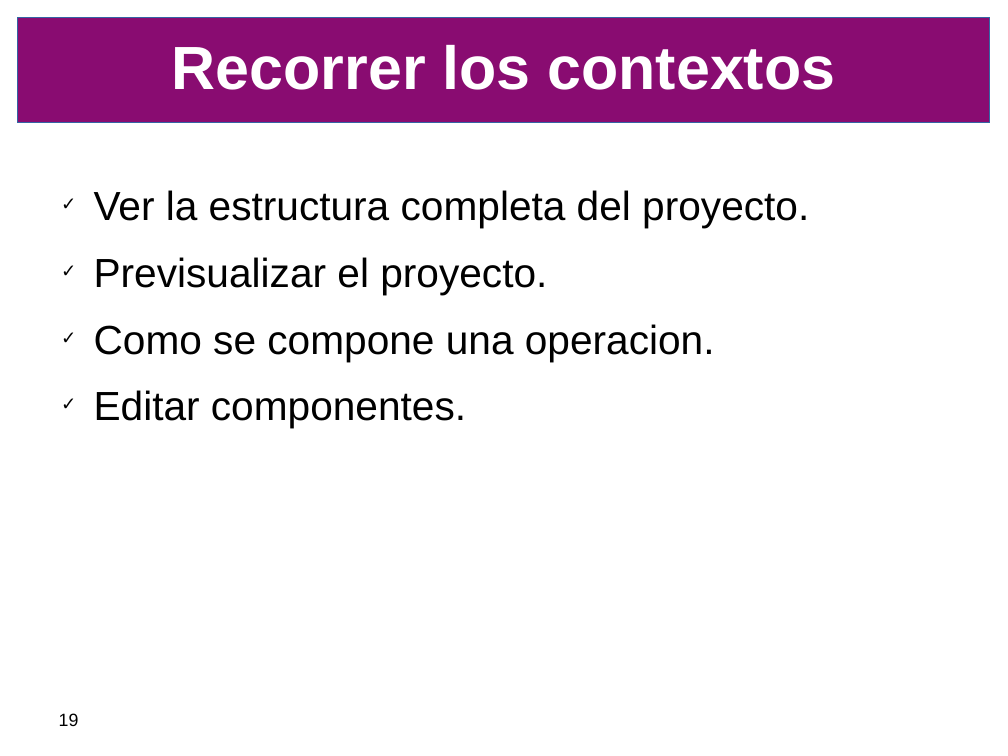
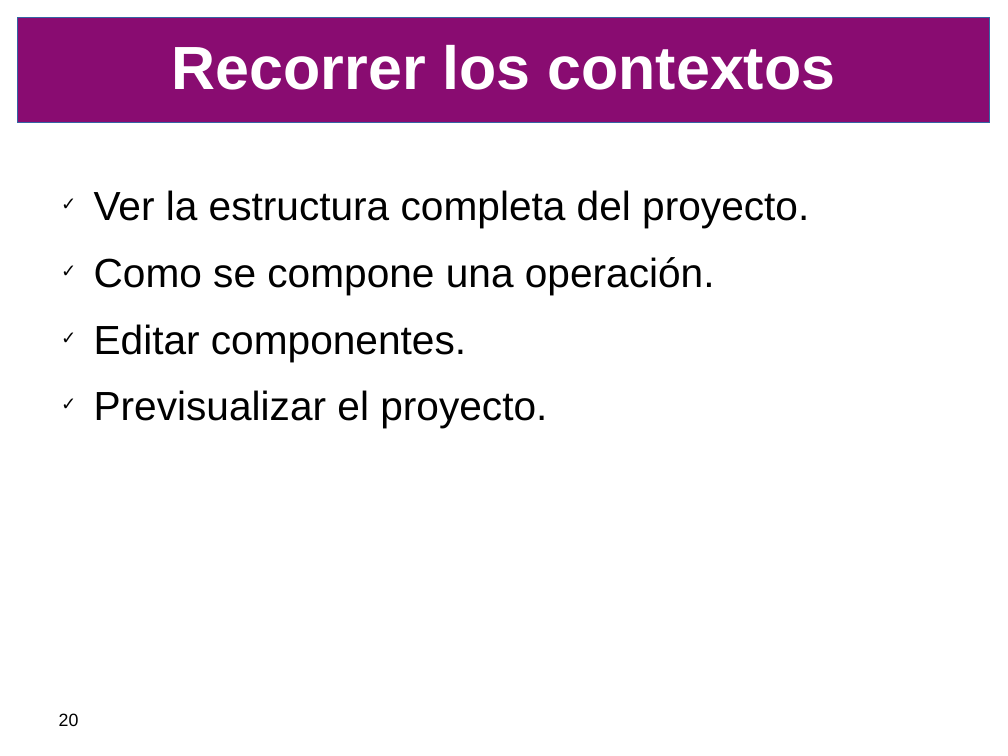
Before and after one commit to SIU-Toba/framework, a slide deck: slide 20 of doc/presentacion/CafeConf2006.odp (slide 19 before the commit). Drawn at 1008x756 pixels with LibreOffice and Linux fonts; fonts in the diff are those of the drawing; background and template pictures are left out. Boxes give left, top, right and bottom in pixels: in the first picture for what was removed or moved away, otherwise in the second. Text is boxed around its words. In the diff, an @@ line names an element or a change of style, - is before the commit and + after.

```diff
--- a/doc/presentacion/CafeConf2006.odp
+++ b/doc/presentacion/CafeConf2006.odp
@@ text at bbox=[94, 257, 715, 361]: paragraphs added @@
+✓ Como se compone una operación.
+✓ Editar componentes.
@@ text at bbox=[94, 324, 715, 428]: paragraphs removed @@
-✓ Como se compone una operacion.
-✓ Editar componentes.
@@ page number at bbox=[59, 713, 79, 726]: text changed @@
-19
+20
```
Also in this commit, not shown: 8 other slides changed, 1 slide added.
